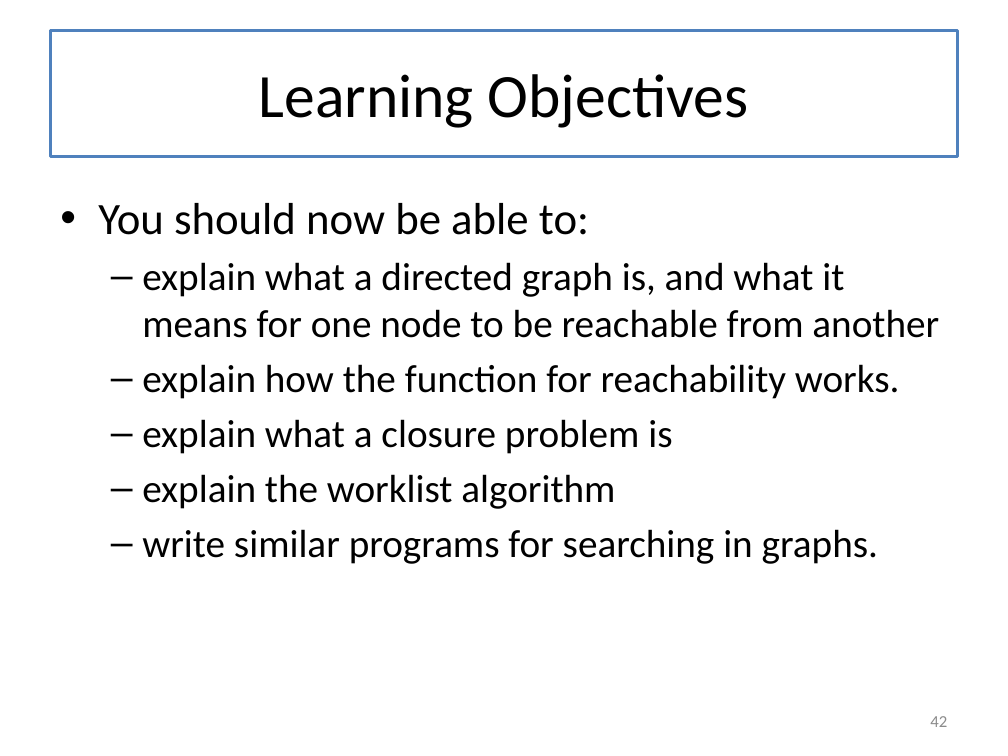
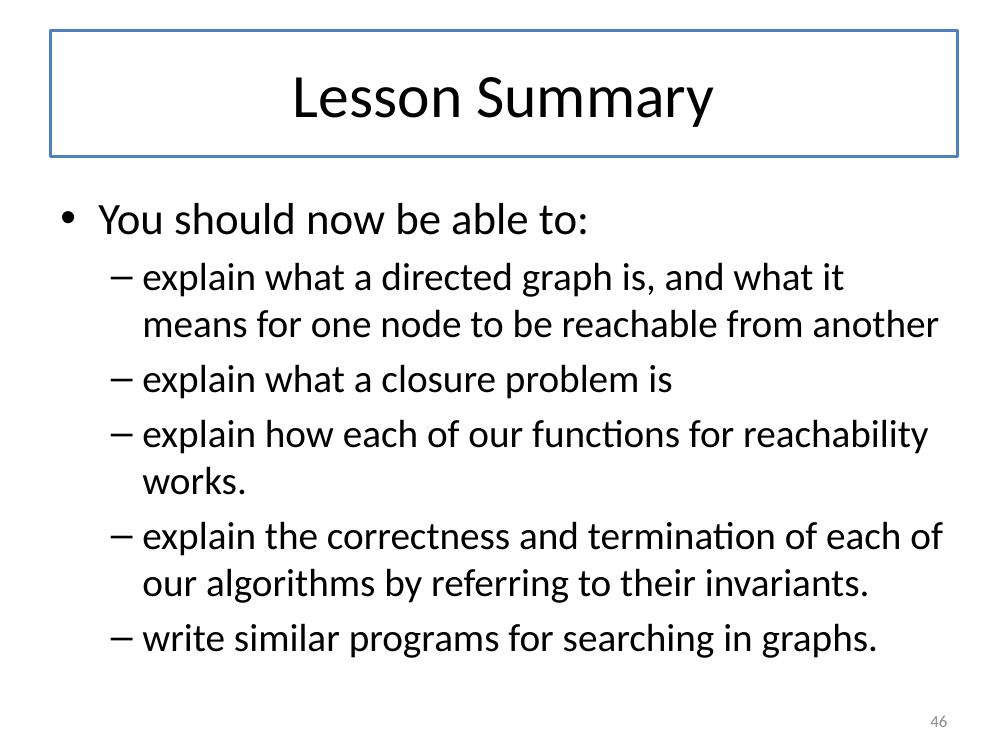
Before and after one commit to mwand/cs5010f16, a slide deck: slide 46 of Slides/Lesson 8.5 Searching in a Graph.pptx (slide 42 before the commit). Drawn at 1008x756 pixels with LibreOffice and Linux fonts; fonts in the diff are those of the drawing. Boxes give left, top, right and bottom in pixels: in the first picture for what was removed or moved away, otherwise in the second. Text is boxed around its words. In the diff, an @@ line names an element or a change of style, - is before the commit and + after.

```diff
--- a/Slides/Lesson 8.5 Searching in a Graph.pptx
+++ b/Slides/Lesson 8.5 Searching in a Graph.pptx
@@ title at <box>293,77,714,127</box>: text changed @@
-Learning Objectives
+Lesson Summary
@@ text at <box>142,364,900,399</box>: paragraph removed @@
-  – explain how the function for reachability works.
@@ text at <box>142,419,943,603</box>: text changed @@
-  – explain the worklist algorithm
+  – explain how each of our functions for reachability works.
+  – explain the correctness and termination of each of our algorithms by referring to their invariants.
@@ page number at <box>930,716,947,727</box>: text changed @@
-42
+46
```
Also in this commit, not shown: 11 other slides changed, 5 slides added, 1 slide removed, 7 other files.
